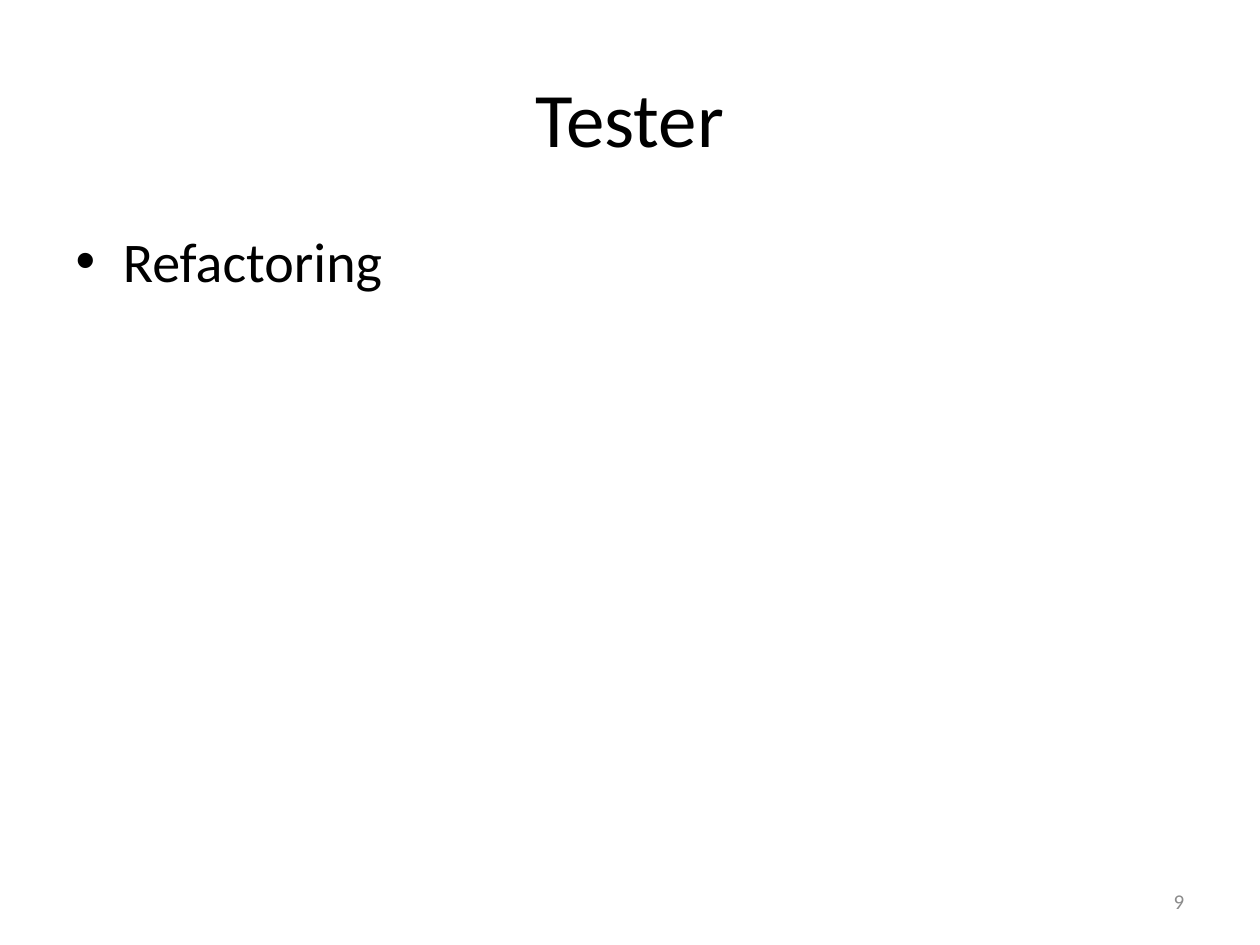
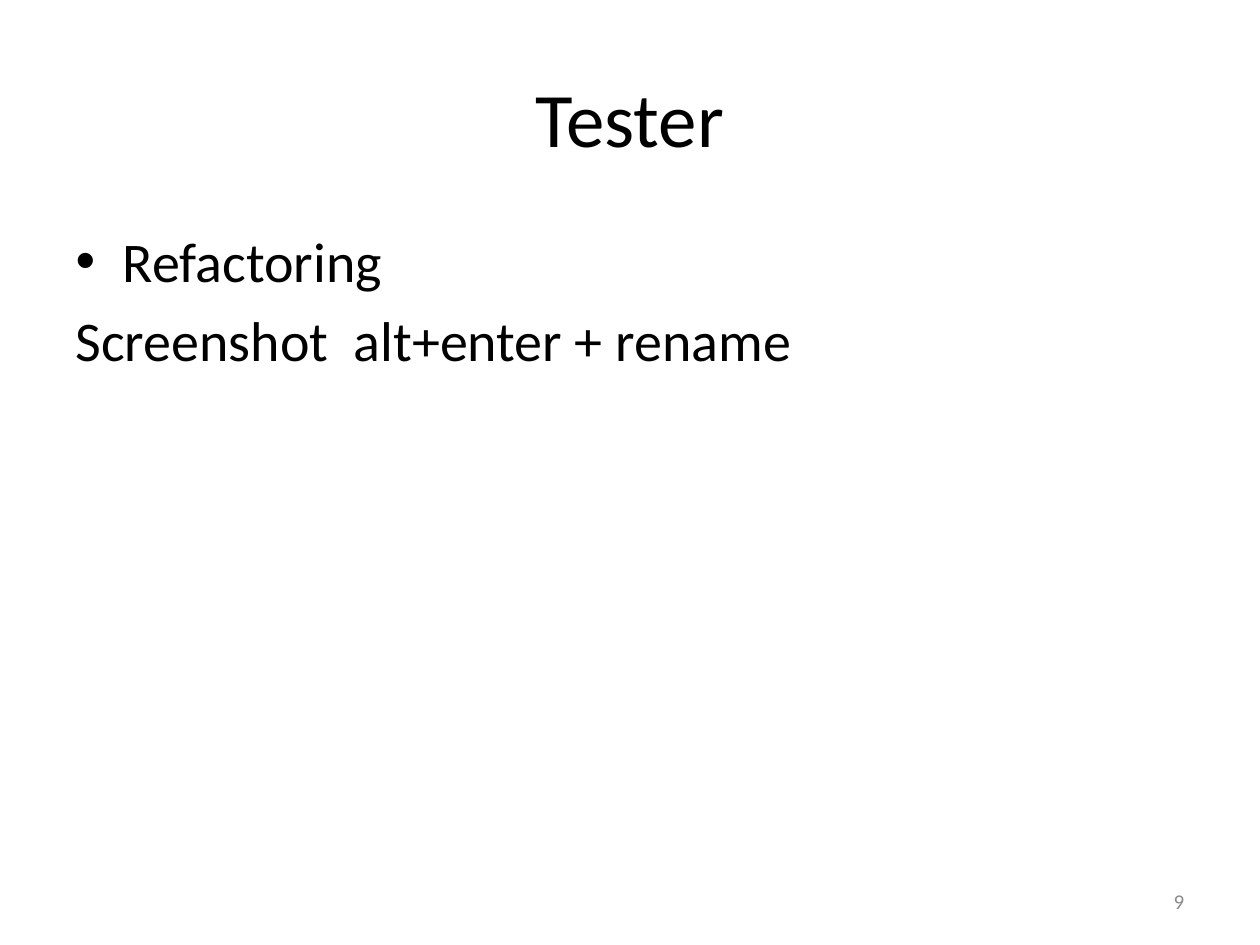
Before and after one commit to msuarz/portfolio, a slide deck: slide 9 of agile2011/presentation.pptx. Drawn at 1260x945 pixels with LibreOffice and Linux fonts; fonts in the diff are those of the drawing. Boxes give left, top, right and bottom in pixels: in the first picture for what was removed or moved away, otherwise in the second. Text is boxed around its words. In the diff, an @@ line names an element or a change of style, - is before the commit and + after.

Commit message:
adding screenshots to presentation

```diff
--- a/agile2011/presentation.pptx
+++ b/agile2011/presentation.pptx
@@ text at (76, 322, 791, 362): paragraph added @@
+Screenshot alt+enter + rename
```
Also in this commit, not shown: 12 other slides changed, 1 slide added, 2 slides removed, 1 other file.
